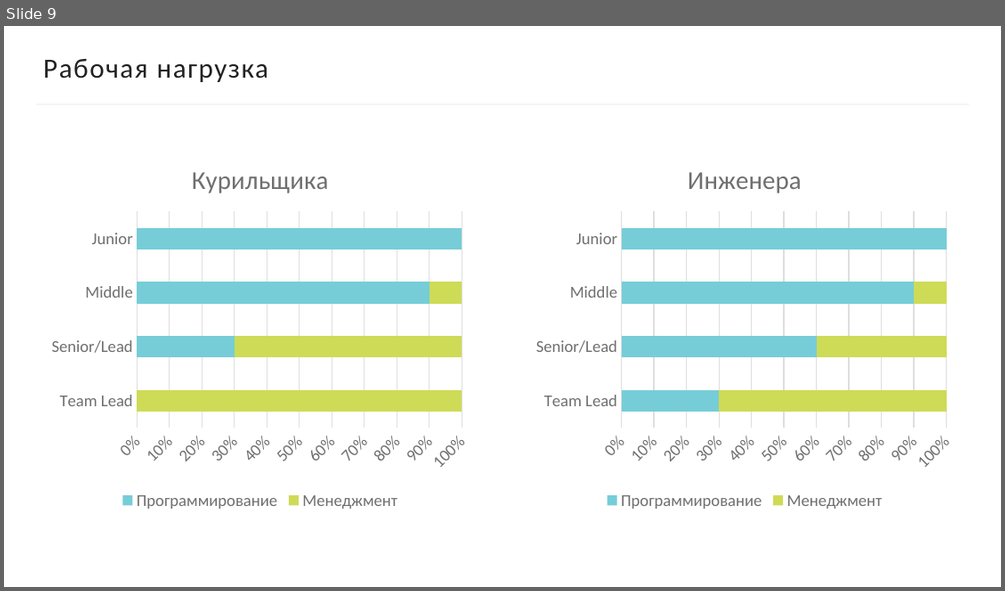
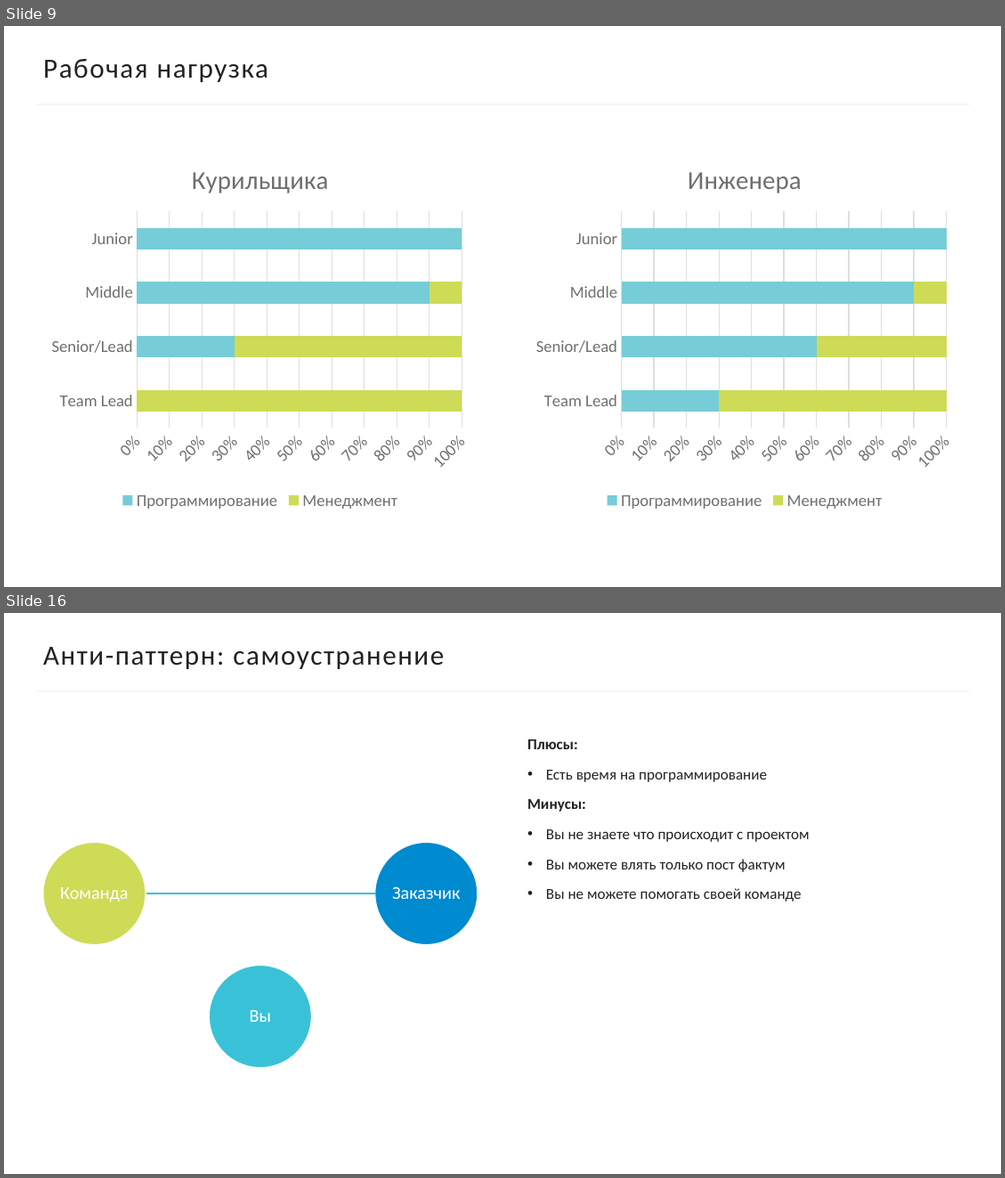
Before and after one commit to kugushev/presentations, a slide deck: 2020_HandZone4Teamlead/Presentation.pptx. Shown one above the other, each under a label of ours: slide 9 before the commit, slides 9 and 16 after it; the slides between them are not shown. The pictures are 1005x591 and 1005x1178 pixels, drawn with LibreOffice and Linux fonts; fonts in the diff are those of the drawing; background and template pictures are left out. Boxes give left, top, right and bottom in pixels: in the first picture for what was removed or moved away, otherwise in the second. Text is boxed around its words. In the diff, an @@ line names an element or a change of style, - is before the commit and + after.

```diff
--- a/2020_HandZone4Teamlead/Presentation.pptx
+++ b/2020_HandZone4Teamlead/Presentation.pptx
@@ slide 16 added at box(4, 613, 1001, 1174), background #FFFFFF; not listed: 1 template element that a slide beside it also shows @@
@@ title added at box(43, 647, 444, 669), 20 pt, text #222222 @@
+Анти-паттерн: самоустранение
@@ text added at box(527, 739, 809, 901), 11 pt, text #222222 @@
+Плюсы:
+• Есть время на программирование
+Минусы:
+• Вы не знаете что происходит с проектом
+• Вы можете влять только пост фактум
+• Вы не можете помогать своей команде
@@ group added at box(43, 843, 477, 1068): 3 ellipses, 3 texts, 1 freeform shape @@
+Заказчик
+Команда
+Вы
@@ page number added at box(812, 1139, 962, 1174), 8 pt, text #FEFEFE, bold @@
+16
```
Also in this commit, not shown: 6 other slides added.
